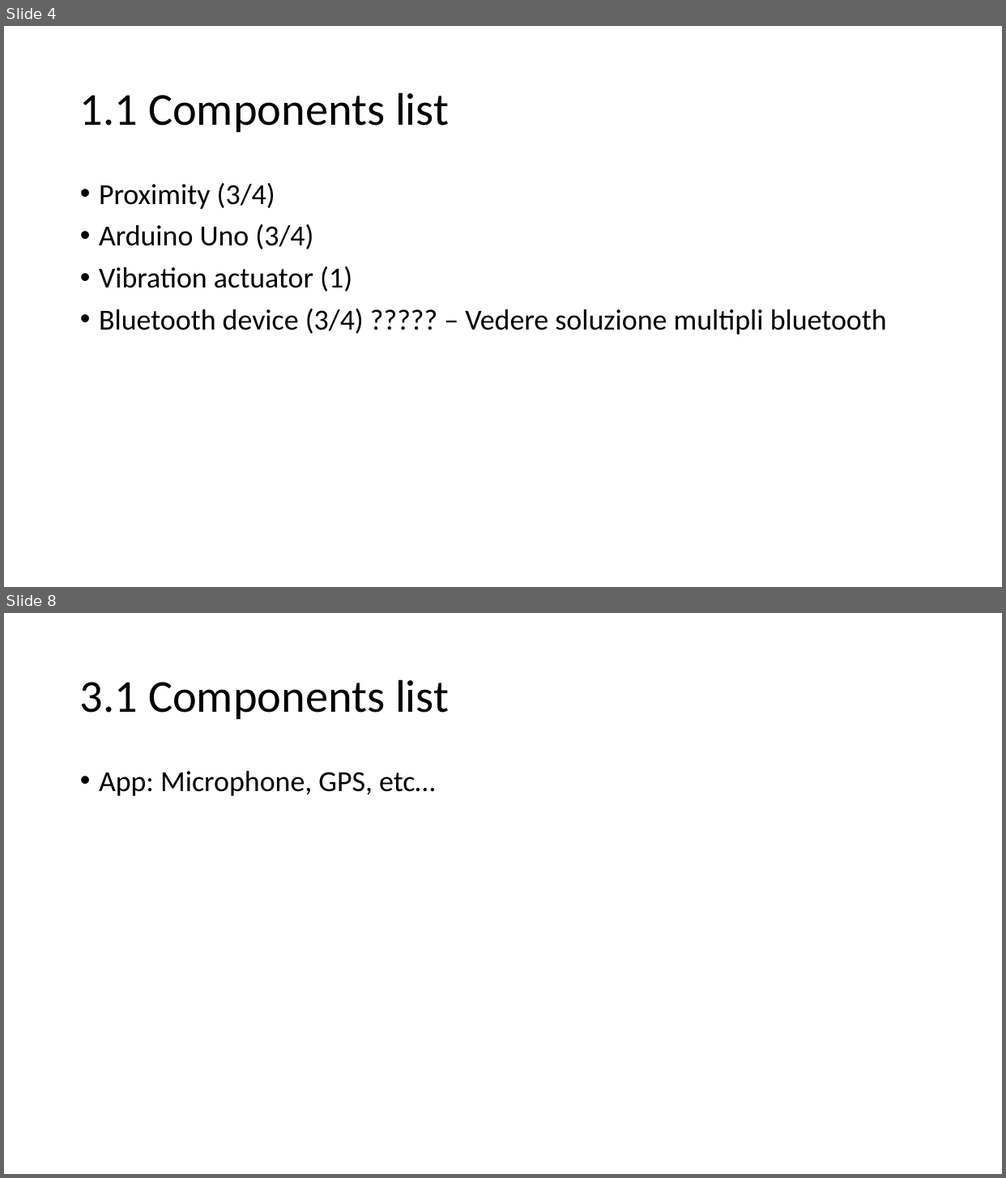
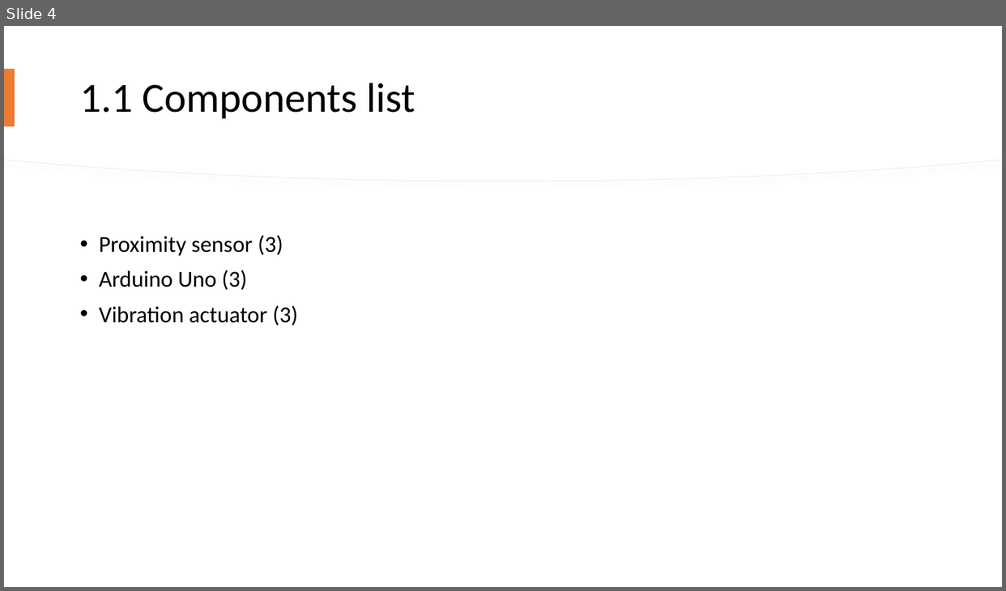
Before and after one commit to TheSmetz/Blinduino, a slide deck: Blinduino.pptx. Shown one above the other, each under a label of ours: slides 4 and 8 before the commit, slide 4 after it; the slides between them are not shown. The pictures are 1006x1178 and 1006x591 pixels, drawn with LibreOffice and Linux fonts; fonts in the diff are those of the drawing. Boxes give left, top, right and bottom in pixels: in the first picture for what was removed or moved away, otherwise in the second. Text is boxed around its words. In the diff, an @@ line names an element or a change of style, - is before the commit and + after.

```diff
--- a/Blinduino.pptx
+++ b/Blinduino.pptx
@@ slide 8 removed at [4,613,1002,1174], background #FFFFFF @@
@@ title removed at [80,679,449,719] @@
-3.1 Components list
@@ text removed at [99,771,435,796] @@
-• App: Microphone, GPS, etc…
@@ slide 4 changed as well @@
@@ freeform shape added at [4,26,1002,182], fill #FFFFFF, outline #EFEFEF 0.75 pt @@
@@ freeform shape added at [4,26,1002,181], fill #FFFFFF @@
@@ title "1.1 Components list": place and size @@
-title "1.1 Components list" at [80,92,449,132]
+title "1.1 Components list" at [80,83,415,119]
@@ title "1.1 Components list" at [80,83,415,119]: size 44 to 40 pt @@
@@ rectangle added at [4,69,15,126], fill #ED7D31 @@
@@ text at [99,235,298,326]: text changed; size 28 to 22 pt @@
-• Proximity (3/4)
-• Arduino Uno (3/4)
-• Vibration actuator (1)
-• Bluetooth device (3/4) ????? – Vedere soluzione multipli bluetooth
+• Proximity sensor (3)
+• Arduino Uno (3)
+• Vibration actuator (3)
```
Also in this commit, not shown: 5 other slides changed, 3 slides added, 2 other slides removed.
